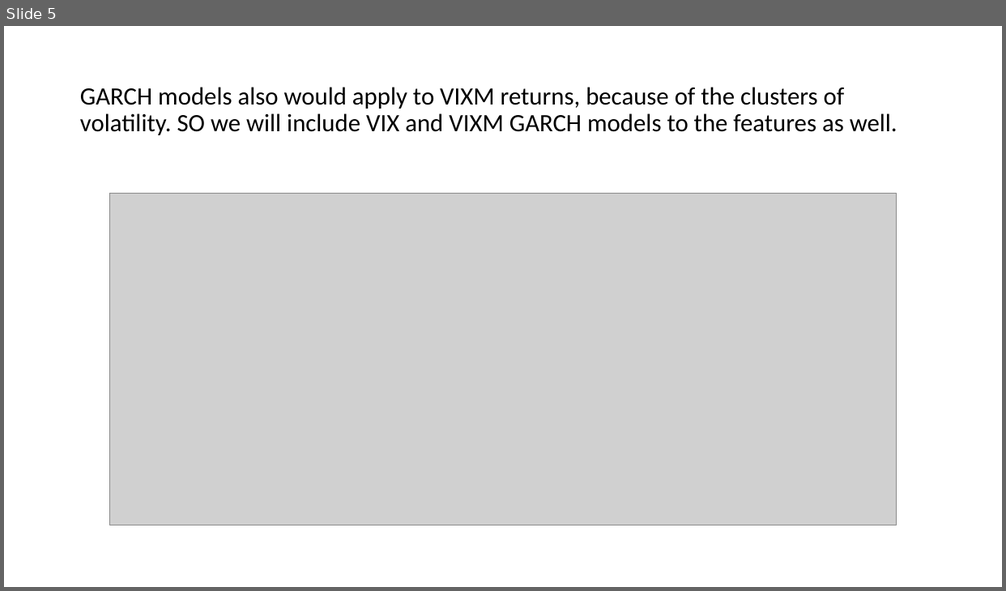
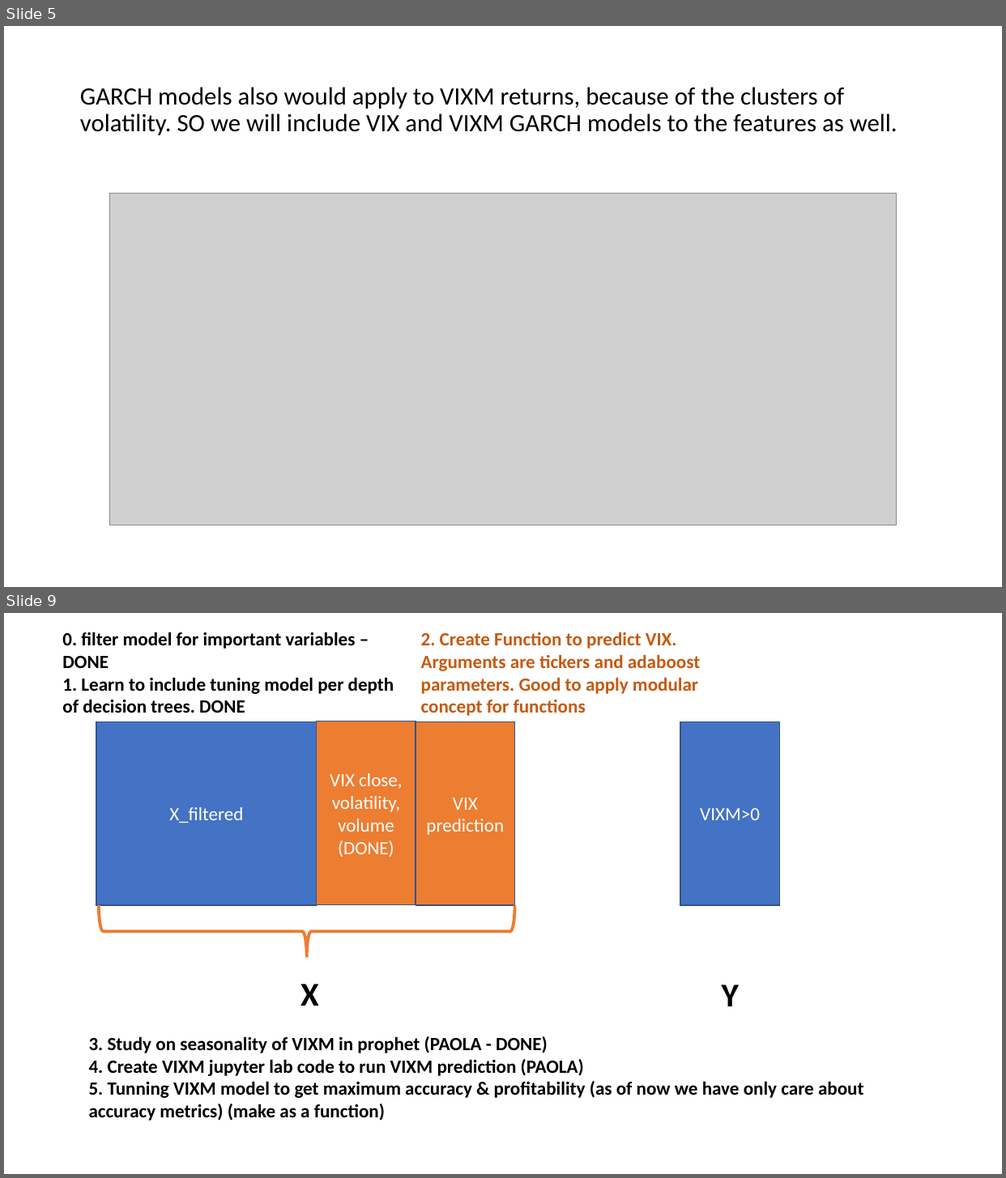
Before and after one commit to paocarvajal1912/vixx-token-dapp, a slide deck: Adaboost_ML_Model.pptx. Shown one above the other, each under a label of ours: slide 5 before the commit, slides 5 and 9 after it; the slides between them are not shown. The pictures are 1006x591 and 1006x1178 pixels, drawn with LibreOffice and Linux fonts; fonts in the diff are those of the drawing; grey boxes stand for pictures. Boxes give left, top, right and bottom in pixels: in the first picture for what was removed or moved away, otherwise in the second. Text is boxed around its words. In the diff, an @@ line names an element or a change of style, - is before the commit and + after.

Commit message:
Analysis of pther instruments and VIXM predictor advance

```diff
--- a/Adaboost_ML_Model.pptx
+++ b/Adaboost_ML_Model.pptx
@@ slide 9 added at (4, 613, 1002, 1174), background #FFFFFF @@
@@ text added at (62, 632, 394, 713), 18 pt, text #000000, bold @@
+0. filter model for important variables – DONE
+1. Learn to include tuning model per depth of decision trees. DONE
@@ text added at (421, 632, 700, 716), 18 pt, text #C55A11, bold @@
+2. Create Function to predict VIX. Arguments are tickers and adaboost parameters. Good to apply modular concept for functions
@@ rectangle added at (96, 722, 316, 905), fill #4472C4, outline #325491 1 pt, 18 pt, text #FFFFFF @@
+X_filtered
@@ rectangle added at (317, 722, 415, 905), fill #ED7D31, outline #325491 1 pt, 18 pt, text #FFFFFF @@
+VIX close, volatility, volume
+(DONE)
@@ rectangle added at (415, 722, 514, 905), fill #ED7D31, outline #325491 1 pt, 18 pt, text #FFFFFF @@
+VIX prediction
@@ rectangle added at (681, 722, 780, 905), fill #4472C4, outline #325491 1 pt, 18 pt, text #FFFFFF @@
+VIXM>0
@@ left brace added at (99, 905, 515, 958), outline #ED7D31 3 pt @@
@@ text added at (300, 984, 319, 1006), 32 pt, text #000000, bold @@
+X
@@ text added at (722, 985, 739, 1007), 32 pt, text #000000, bold @@
+Y
@@ text added at (89, 1037, 864, 1121), 18 pt, text #000000, bold @@
+3. Study on seasonality of VIXM in prophet (PAOLA - DONE)
+4. Create VIXM jupyter lab code to run VIXM prediction (PAOLA)
+5. Tunning VIXM model to get maximum accuracy & profitability (as of now we have only care about accuracy metrics) (make as a function)
```
Also in this commit, not shown: 2 slides changed, 4 other slides added, 11 other files.
